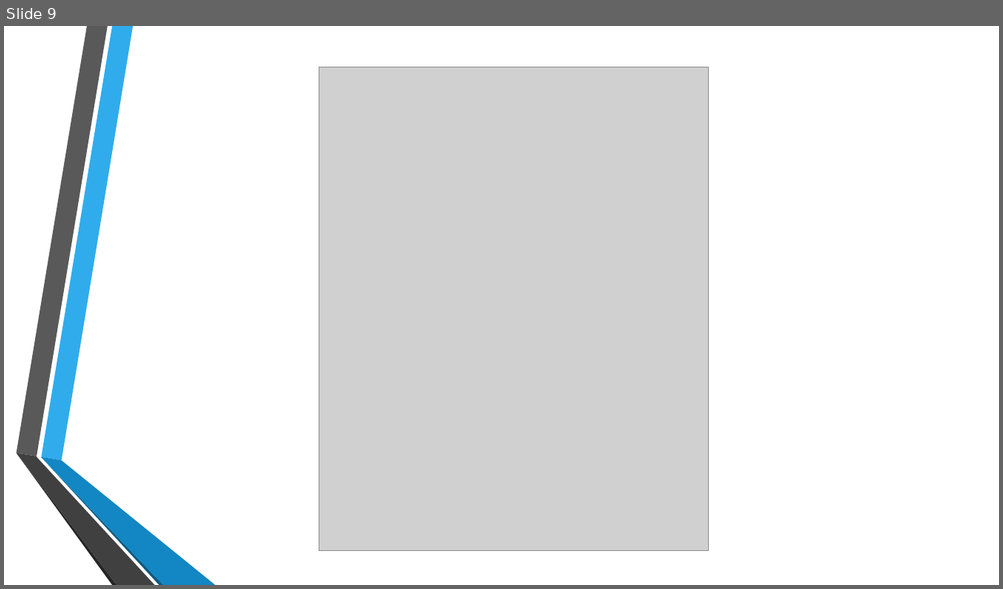
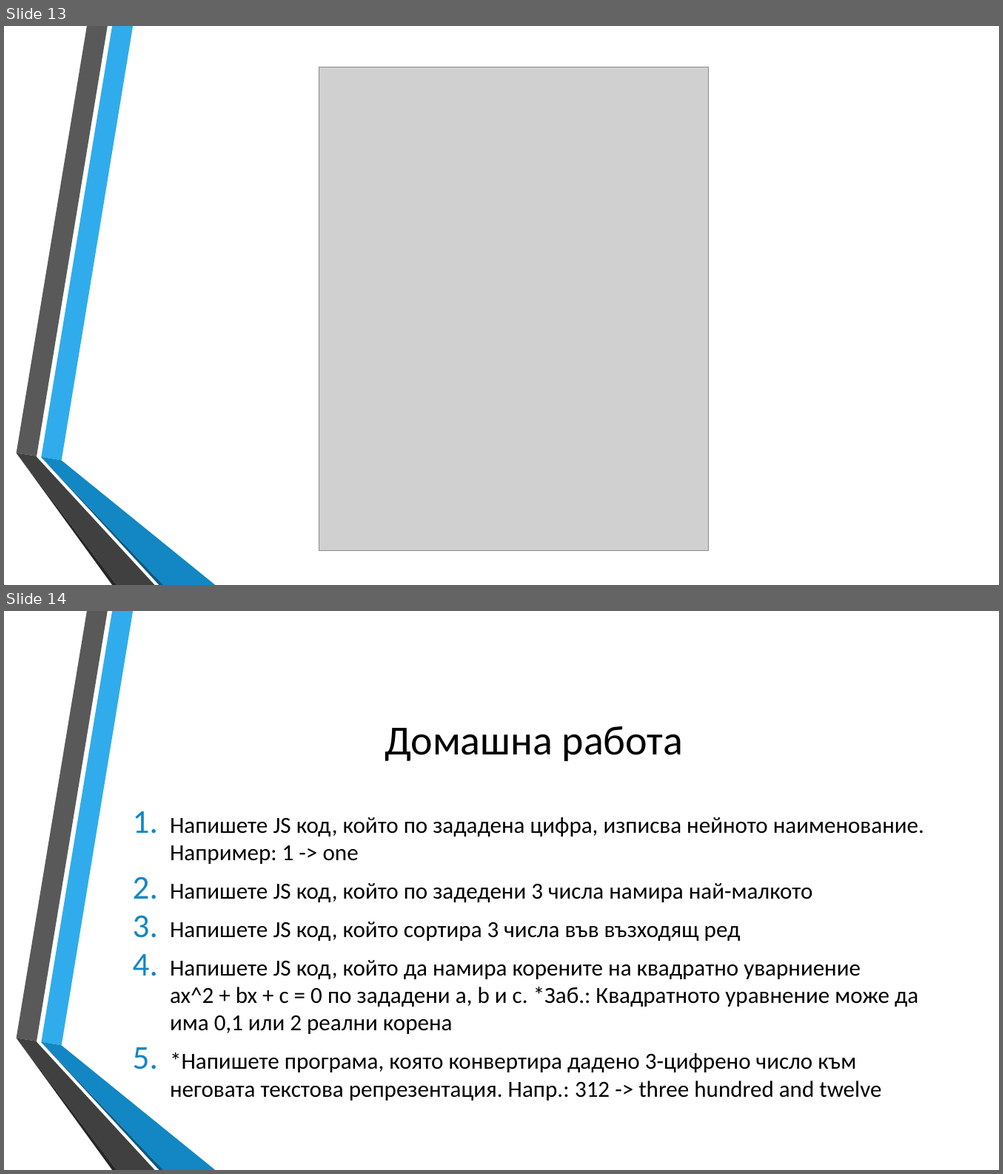
Before and after one commit to dnmitev/IT-Academy, a slide deck: JS Fundamentals/3.Conditional-statements/JS-Conditional-statements.pptx. Shown one above the other, each under a label of ours: slide 9 before the commit, slides 13 and 14 after it. The pictures are 1003x589 and 1003x1174 pixels, drawn with LibreOffice and Linux fonts; fonts in the diff are those of the drawing; grey boxes stand for pictures; background and template pictures are left out. Boxes give left, top, right and bottom in pixels: in the first picture for what was removed or moved away, otherwise in the second. Text is boxed around its words. In the diff, an @@ line names an element or a change of style, - is before the commit and + after.

```diff
--- a/JS Fundamentals/3.Conditional-statements/JS-Conditional-statements.pptx
+++ b/JS Fundamentals/3.Conditional-statements/JS-Conditional-statements.pptx
@@ slide 14 added at [4,611,999,1170], background picture (left out); not listed: 6 template elements that a slide beside it also shows @@
@@ title added at [384,726,683,761], 40 pt, text #000000 @@
+Домашна работа
@@ text added at [170,817,924,1101], 22.2 pt, text #000000 @@
+1. Напишете JS код, който по зададена цифра, изписва нейното наименование. Например: 1 -> one
+2. Напишете JS код, който по задедени 3 числа намира най-малкото
+3. Напишете JS код, който сортира 3 числа във възходящ ред
+4. Напишете JS код, който да намира корените на квадратно уварниение ax^2 + bx + c = 0 по зададени a, b и c. *Заб.: Квадратното уравнение може да има 0,1 или 2 реални корена
+5. *Напишете програма, която конвертира дадено 3-цифрено число към неговата текстова репрезентация. Напр.: 312 -> three hundred and twelve
@@ what was slide 9 is now slide 13 @@
```
Also in this commit, not shown: 4 other slides added, 4 other files.
